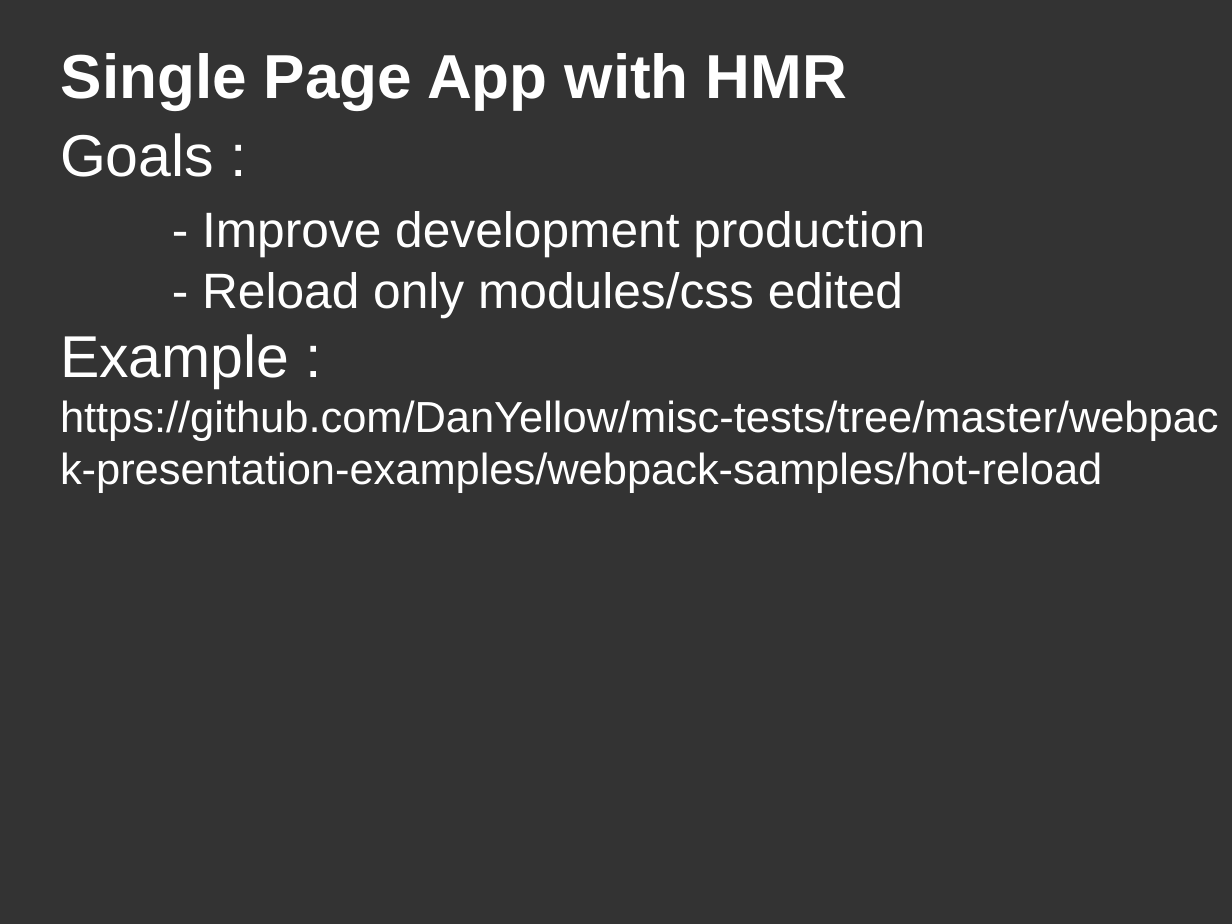
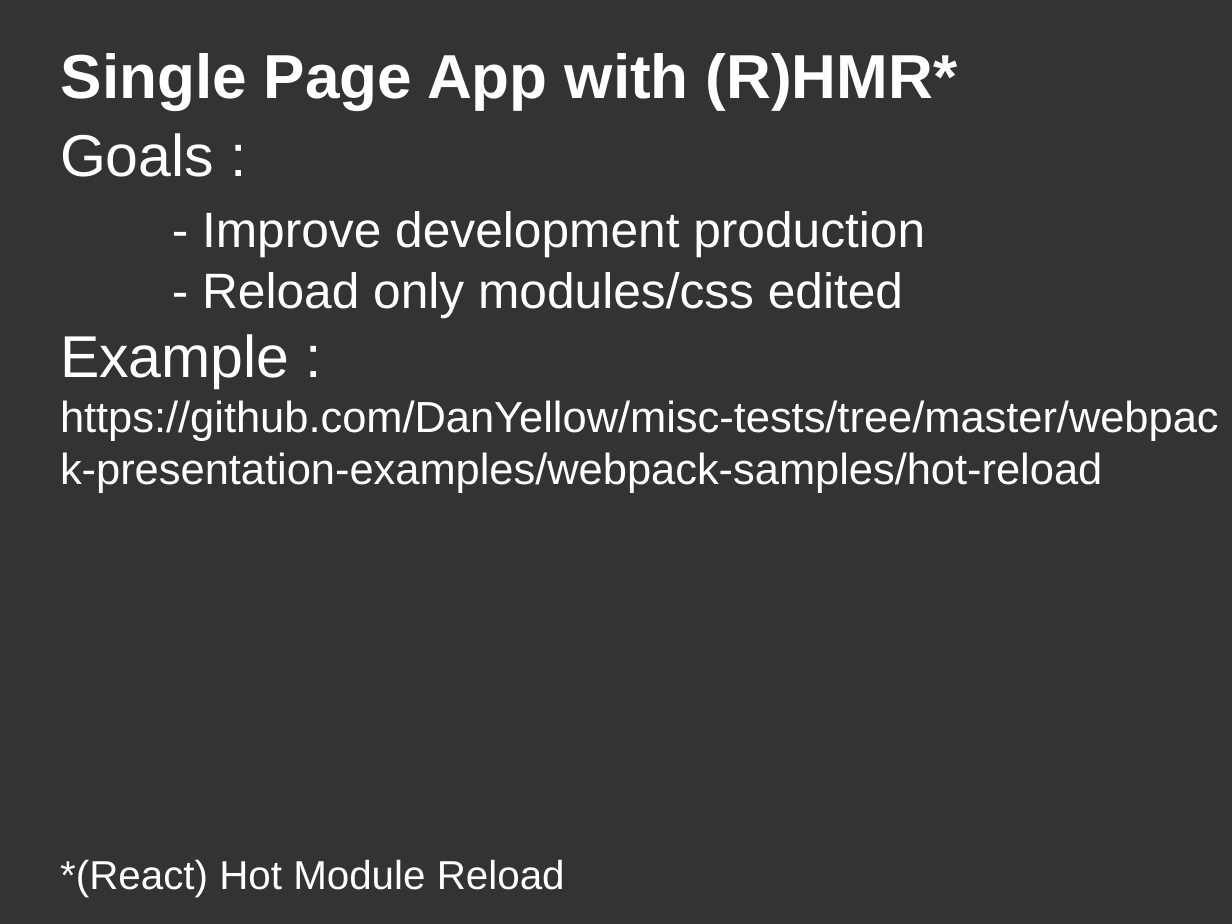
Before and after one commit to DanYellow/misc-tests, a slide deck: slide 40 of webpack-presentation-examples/webpack-presentation.odp (slide 45 before the commit). Drawn at 1232x924 pixels with LibreOffice and Linux fonts; fonts in the diff are those of the drawing. Boxes give left, top, right and bottom in pixels: in the first picture for what was removed or moved away, otherwise in the second. Text is boxed around its words. In the diff, an @@ line names an element or a change of style, - is before the commit and + after.

```diff
--- a/webpack-presentation-examples/webpack-presentation.odp
+++ b/webpack-presentation-examples/webpack-presentation.odp
@@ title at [61,53,957,110]: text changed @@
-Single Page App with HMR
+Single Page App with (R)HMR*
@@ title added at [60,859,565,897], 26 pt, text #FFFFFF @@
+*(React) Hot Module Reload
```
Also in this commit, not shown: 5 other slides changed, 5 slides removed, 3 other files.
